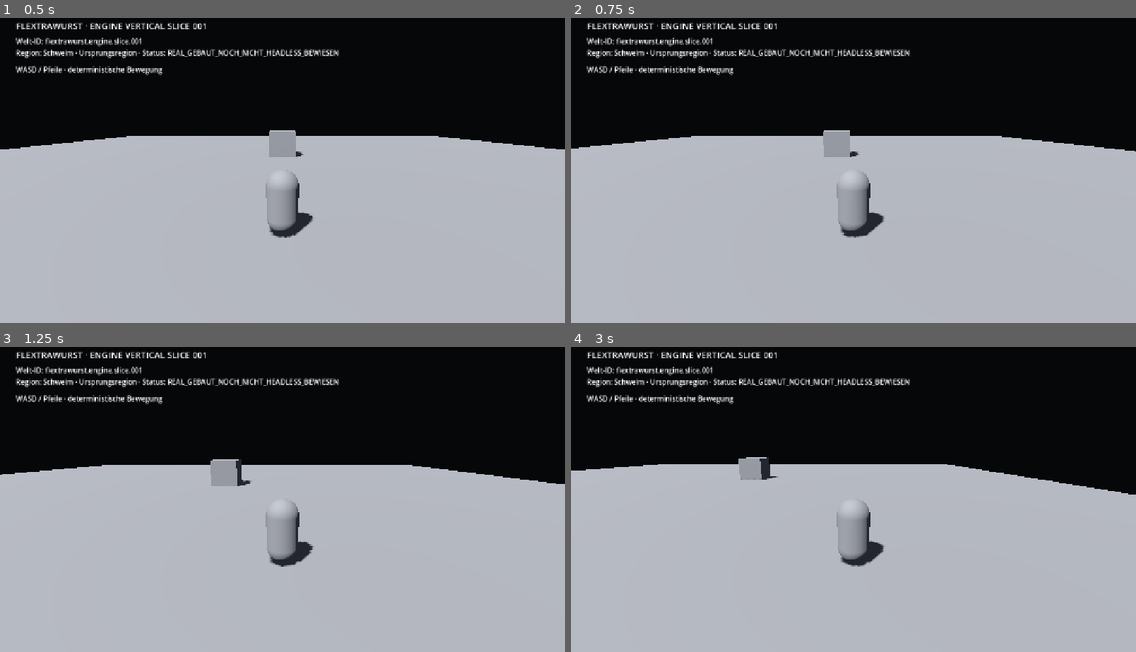
Above: before the commit, frames 1-4 (two rows, left to right).
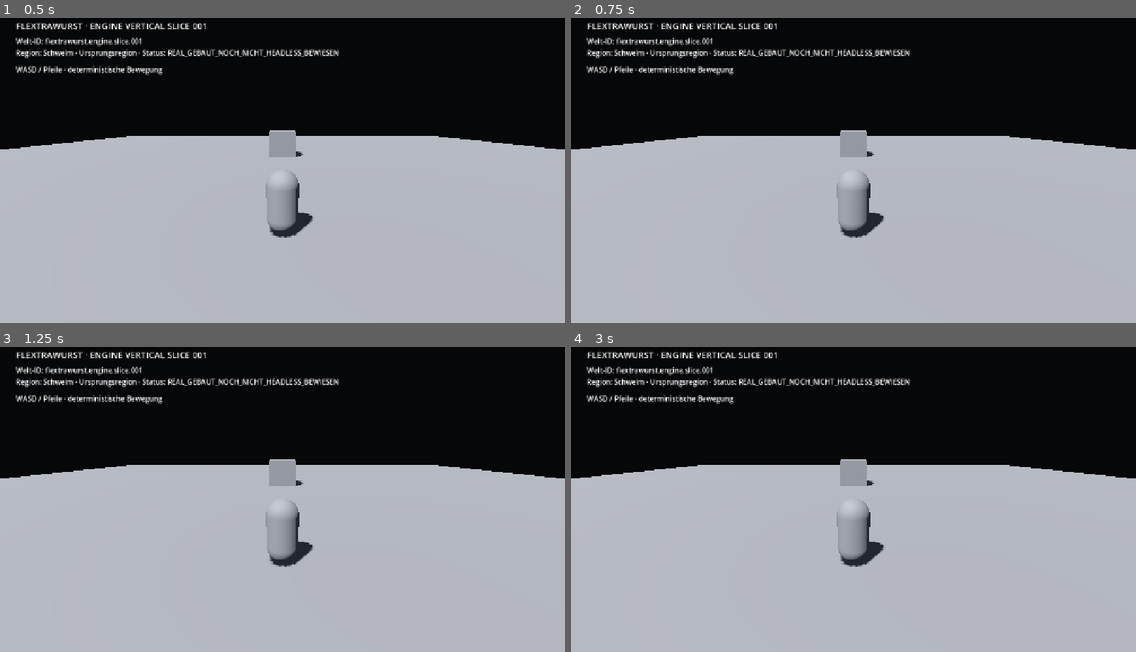
Above: after the commit, the same moments.

Repository: RaDi0n92/Flextrawurst
Game: Godot game, scene res://main.tscn
The game is run twice, just before and just after one commit, with the same random seed, the same clock (stepped at 60 frames per second) and the same inputs.
Inputs:
- Up to frame 1 (0.5 s): no input
- Up to frame 2 (0.75 s): tap Enter at 0.5 s; hold D (move_right, bound only before the commit) from 0.53 s (still down)
- Up to frame 3 (1.25 s): keep holding D (move_right, bound only before the commit)
- Up to frame 4 (3 s): release D (move_right, bound only before the commit) at 1.28 s; hold S (move_back, bound only before the commit) 1.28-2.03 s; hold D (move_right, bound only before the commit) 2.03-2.78 s; hold W (move_forward, bound only before the commit) from 2.78 s (still down)

Frame 1 is identical in both runs. In frame 2, 0.7% of the frame differs, in the area x 0-100%, y 36-73%; in frame 3, 1.6%; in frame 4, 2.5%.

Commit message:
engine: move input binding to deterministic runtime setup

Diff:
--- a/engine/godot-vertical-slice/project.godot
+++ b/engine/godot-vertical-slice/project.godot
@@ -19,24 +19,6 @@
 renderer/rendering_method.mobile="gl_compatibility"
 environment/defaults/default_clear_color=Color(0.025, 0.028, 0.035, 1)
 
-[input]
-move_forward={
-"deadzone": 0.2,
-"events": [Object(InputEventKey,"physical_keycode":87), Object(InputEventKey,"physical_keycode":4194320)]
-}
-move_back={
-"deadzone": 0.2,
-"events": [Object(InputEventKey,"physical_keycode":83), Object(InputEventKey,"physical_keycode":4194322)]
-}
-move_left={
-"deadzone": 0.2,
-"events": [Object(InputEventKey,"physical_keycode":65), Object(InputEventKey,"physical_keycode":4194319)]
-}
-move_right={
-"deadzone": 0.2,
-"events": [Object(InputEventKey,"physical_keycode":68), Object(InputEventKey,"physical_keycode":4194321)]
-}
-
 [physics]
 common/enable_pause_aware_picking=true
 
